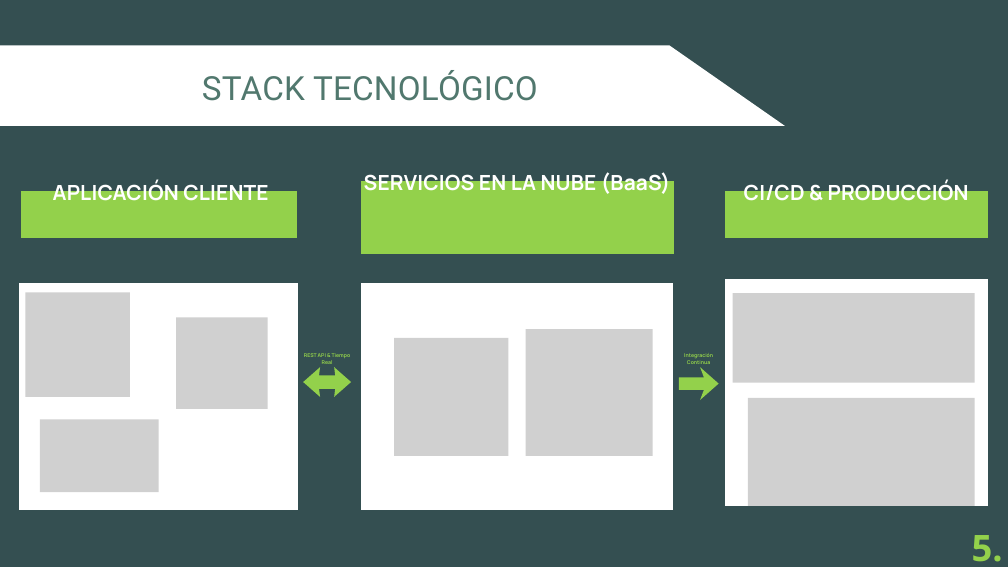
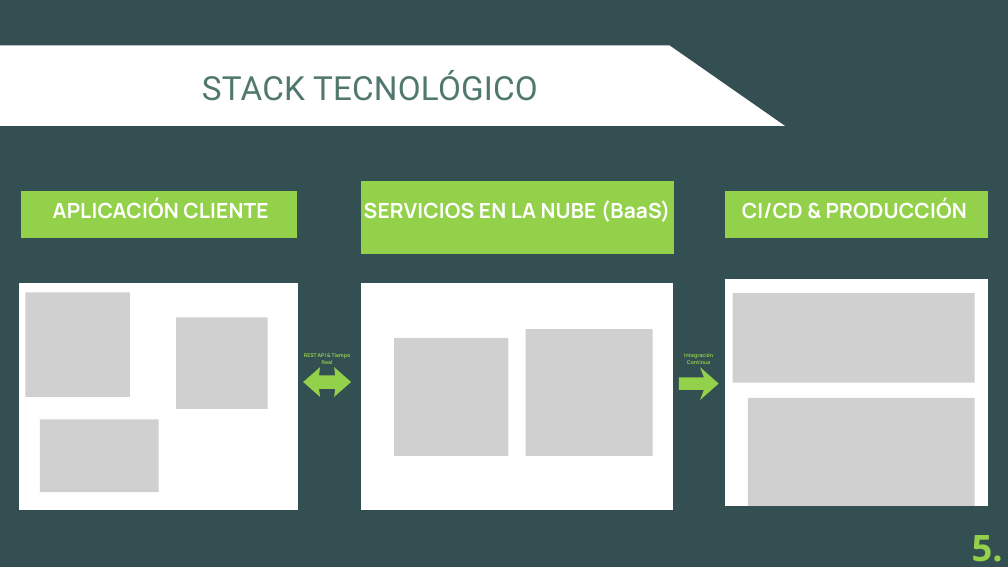
Before and after one commit to egilp04/TFG_Cuidados, a slide deck: slide 7 of documentacion_extra/presentacion/cuidaDos.pptx. Drawn at 1008x567 pixels with LibreOffice and Linux fonts; fonts in the diff are those of the drawing; grey boxes stand for pictures. Boxes give left, top, right and bottom in pixels: in the first picture for what was removed or moved away, otherwise in the second. Text is boxed around its words. In the diff, an @@ line names an element or a change of style, - is before the commit and + after.

```diff
--- a/documentacion_extra/presentacion/cuidaDos.pptx
+++ b/documentacion_extra/presentacion/cuidaDos.pptx
@@ text "APLICACIÓN CLIENTE": place and size @@
-text "APLICACIÓN CLIENTE" at [53, 180, 268, 201]
+text "APLICACIÓN CLIENTE" at [53, 198, 268, 219]
@@ text "SERVICIOS EN LA NUBE (BaaS)": place and size @@
-text "SERVICIOS EN LA NUBE (BaaS)" at [364, 170, 670, 194]
+text "SERVICIOS EN LA NUBE (BaaS)" at [364, 200, 670, 222]
@@ text "CI/CD & PRODUCCIÓN": place and size @@
-text "CI/CD & PRODUCCIÓN" at [744, 180, 969, 201]
+text "CI/CD & PRODUCCIÓN" at [742, 198, 967, 219]
```
Also in this commit, not shown: 3 other slides changed.
